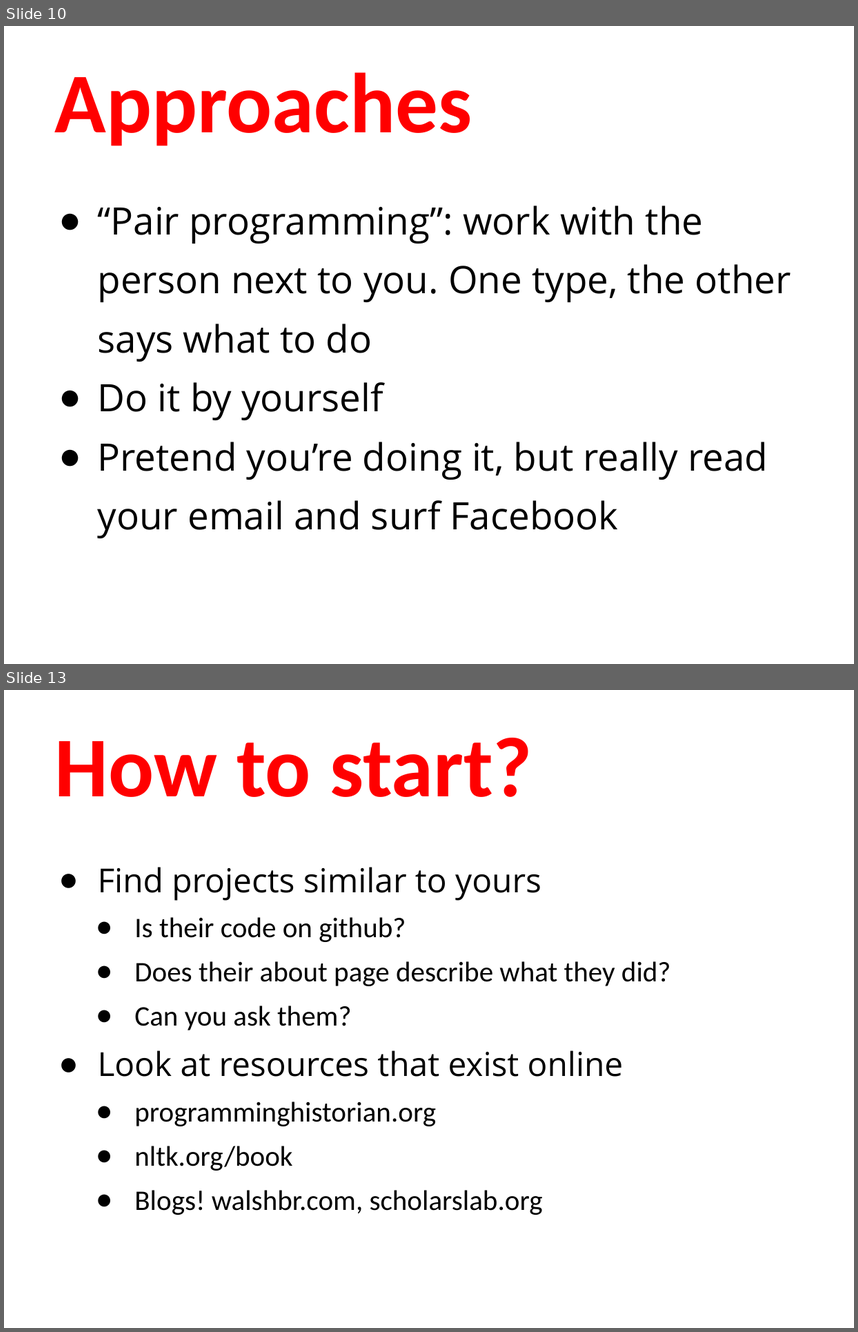
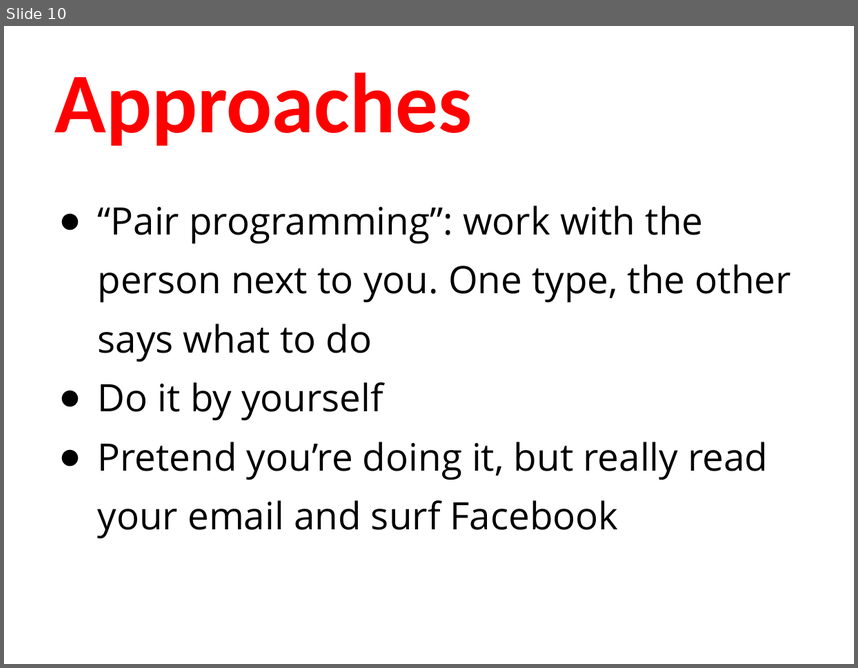
Before and after one commit to humanitiesprogramming/slides, a slide deck: 2019/python/day3-review.pptx. Shown one above the other, each under a label of ours: slides 10 and 13 before the commit, slide 10 after it; the slides between them are not shown. The pictures are 858x1332 and 858x668 pixels, drawn with LibreOffice and Linux fonts; fonts in the diff are those of the drawing. Boxes give left, top, right and bottom in pixels: in the first picture for what was removed or moved away, otherwise in the second. Text is boxed around its words. In the diff, an @@ line names an element or a change of style, - is before the commit and + after.

```diff
--- a/2019/python/day3-review.pptx
+++ b/2019/python/day3-review.pptx
@@ slide 13 removed at <box>4,690,854,1328</box>, background #FFFFFF @@
@@ title removed at <box>55,738,533,797</box> @@
-How to start?
@@ text removed at <box>98,867,671,1214</box> @@
-● Find projects similar to yours
-  ● Is their code on github?
-  ● Does their about page describe what they did?
-  ● Can you ask them?
-● Look at resources that exist online
-  ● programminghistorian.org
-  ● nltk.org/book
-  ● Blogs! walshbr.com, scholarslab.org
```
Also in this commit, not shown: 3 other slides removed.
